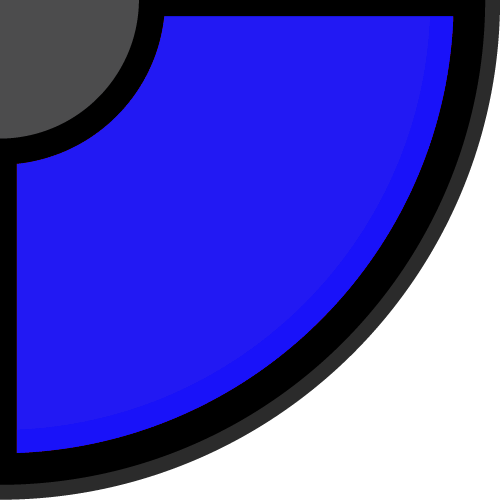
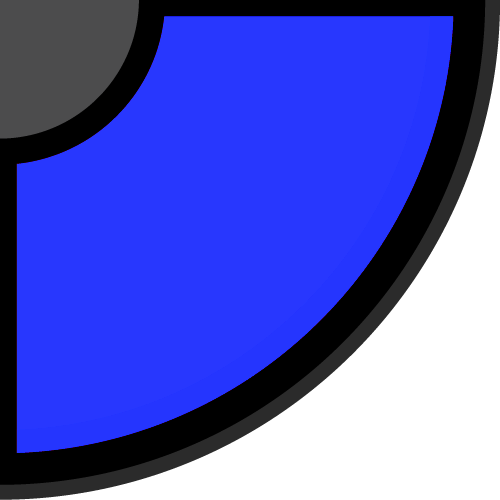
Revision of a layered (500, 500) image; what changed, layer by layer:
renamed "Blue copy" to "Blue Light", painted on it over [17, 16, 453, 453]
